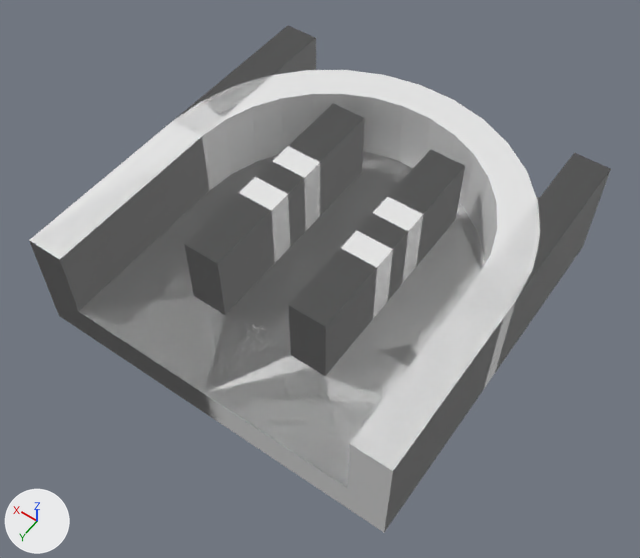
The Blender file Blend/TrackBlocksHighWalls.blend: old version first, new version second.
Before and after are seen from a camera (50 mm lens) standing at (-1.65, 2.4, 3.73) and looking at (-0.04, 0.14, 0.19). The axes (+X, +Y, +Z) are drawn at lower left. The lights are the same throughout. The same objects are shown in both versions, whatever each file hides.

Script lines for the objects in view, before the commit:
```python
me_cube_024 = bpy.data.meshes.new('Cube.024')
me_cube_024.from_pydata(...)  # 53 vertices, 45 faces; spans x -1.0..1.0, y -1.0..1.0, z 0.0..0.6
me_cube_025 = bpy.data.meshes.new('Cube.025')
me_cube_025.from_pydata(...)  # 72 vertices, 63 faces; spans x -1.0..1.0, y -1.0..1.0, z 0.0..0.6
me_cube_026 = bpy.data.meshes.new('Cube.026')
me_cube_026.from_pydata(...)  # 34 vertices, 27 faces; spans x -1.0..1.0, y -1.0..1.0, z 0.0..0.6
me_cylinder_004 = bpy.data.meshes.new('Cylinder.004')
me_cylinder_004.from_pydata(...)  # 76 vertices, 59 faces; spans x -1.0..0.99, y -1.0..1.0, z 0.0..0.6
ob_start = bpy.data.objects.new('Start', me_cylinder_004)
ob_start.location = (0.0, 0.0, 0.0)
ob_start.rotation_euler = (0.0, 0.0, -1.571)  # degrees (0, 0, -90)
ob_straight2pins = bpy.data.objects.new('Straight2Pins', me_cube_026)
ob_straight2pins.location = (0.0, 0.0, 0.0)
ob_straight4pins = bpy.data.objects.new('Straight4Pins', me_cube_024)
ob_straight4pins.location = (0.0, 0.0, 0.0)
ob_straight6pins = bpy.data.objects.new('Straight6Pins', me_cube_025)
ob_straight6pins.location = (0.0, 0.0, 0.0)
```
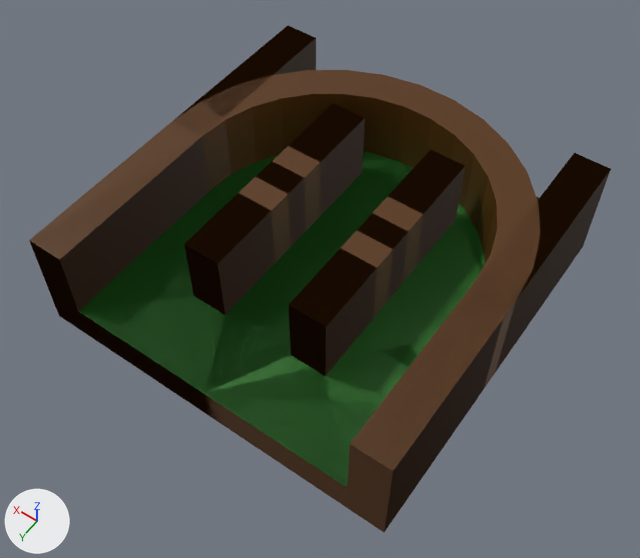
The change, as a diff of the scene's bpy script:
```diff
--- a/Blend/TrackBlocksHighWalls.blend.py
+++ b/Blend/TrackBlocksHighWalls.blend.py
@@ me_cylinder_004 @@
 me_cylinder_004.from_pydata(...)  # 76 vertices, 59 faces; spans x -1.0..0.99, y -1.0..1.0, z 0.0..0.6
 # used by ob_start; location = (0.0, 0.0, 0.0); rotation_euler = (0.0, 0.0, -1.571), in degrees (0, 0, -90)
+# me_cylinder_004 part 1: 58 of the faces centred in x -1.0..0.99, y -1.0..1.0, z 0.0..0.6 switch from no material to mat_wood (brown #553000)
+# me_cylinder_004 part 2: the 1 face centred in x 0.24, y 0.0, z 0.2 switches from no material to mat_green (dark green #2f7829)
+me_cylinder_004.materials.append(mat_green)  # dark green #2f7829
@@ me_cube_026 @@
 me_cube_026.from_pydata(...)  # 34 vertices, 27 faces; spans x -1.0..1.0, y -1.0..1.0, z 0.0..0.6
 # used by ob_straight2pins; location = (0.0, 0.0, 0.0)
+# me_cube_026 part 3: 16 of the faces centred in x -1.0..1.0, y 0.0..1.0, z 0.0..0.6 switch from no material to mat_wood (brown #553000)
+# me_cube_026 part 4: all 8 faces centred in x -0.6..0.6, y -0.8..0.8, z 0.2 switch from no material to mat_green (dark green #2f7829)
@@ me_cube_024 @@
 me_cube_024.from_pydata(...)  # 53 vertices, 45 faces; spans x -1.0..1.0, y -1.0..1.0, z 0.0..0.6
 # used by ob_straight4pins; location = (0.0, 0.0, 0.0)
+# me_cube_024 part 5: 21 of the faces centred in x -0.4..0.4, y -0.6..0.6, z 0.0..0.6 switch from no material to mat_wood (brown #553000)
+# me_cube_024 part 6: 3 of the faces centred in x -1.0..-0.8, y 0.0, z 0.3..0.6 switch from no material to mat_wood (brown #553000)
+# me_cube_024 part 7: 3 of the faces centred in x 0.8..1.0, y 0.0, z 0.3..0.6 switch from no material to mat_wood (brown #553000)
+# me_cube_024 part 8: all 16 faces centred in x -0.6..0.6, y -0.8..0.8, z 0.2 switch from no material to mat_green (dark green #2f7829)
@@ me_cube_025 @@
 me_cube_025.from_pydata(...)  # 72 vertices, 63 faces; spans x -1.0..1.0, y -1.0..1.0, z 0.0..0.6
 # used by ob_straight6pins; location = (0.0, 0.0, 0.0)
+# me_cube_025 part 9: 31 of the faces centred in x -0.4..0.4, y -0.6..0.6, z 0.0..0.6 switch from no material to mat_wood (brown #553000)
+# me_cube_025 part 10: 3 of the faces centred in x -1.0..-0.8, y 0.0, z 0.3..0.6 switch from no material to mat_wood (brown #553000)
+# me_cube_025 part 11: 3 of the faces centred in x 0.8..1.0, y 0.0, z 0.3..0.6 switch from no material to mat_wood (brown #553000)
+# me_cube_025 part 12: 1 of the faces centred in x 0.0, y 1.0, z 0.33 switch from no material to mat_wood (brown #553000)
+# me_cube_025 part 13: all 24 faces centred in x -0.6..0.6, y -0.8..0.8, z 0.2 switch from no material to mat_green (dark green #2f7829)
```

Where the change shows, as pixel boxes (x1, y1, x2, y2) in the pictures (640 x 558 px):
part 1 of me_cylinder_004, recoloured (white to brown): (30, 70, 540, 532) in both
part 2 of me_cylinder_004, recoloured (grey to green): (79, 152, 485, 486) in both
part 3 of me_cube_026, recoloured (white to brown): (186, 39, 465, 374) in both
part 4 of me_cube_026, recoloured (grey to green): (204, 167, 461, 485) in both
part 5 of me_cube_024, recoloured: (188, 105, 464, 376) in both
part 6 of me_cube_024, recoloured: (384, 169, 611, 532) in both
part 7 of me_cube_024, recoloured: (60, 180, 209, 310) in both
part 8 of me_cube_024, recoloured (grey to green): (80, 156, 485, 487) in both
part 9 of me_cube_025, recoloured: (184, 103, 465, 376) in both
part 10 of me_cube_025, recoloured: (352, 153, 610, 470) in both
part 11 of me_cube_025, recoloured: (30, 26, 316, 311) in both
part 12 of me_cube_025, recoloured: (29, 240, 222, 423) in both
part 13 of me_cube_025, recoloured (grey to green): (80, 152, 539, 483) in both
